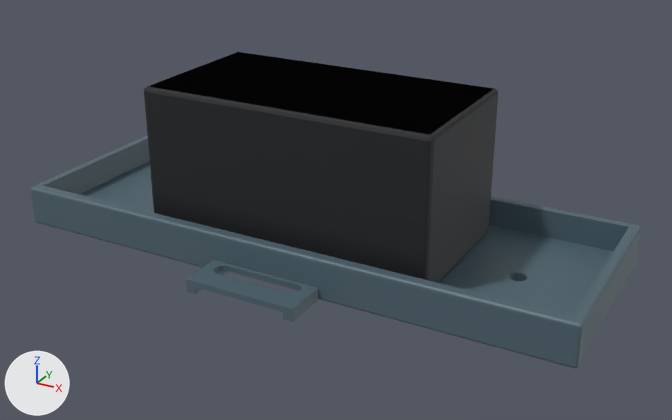
A saved change to the glTF model apps/web/public/models/mk2/battery_small.glb.
One viewpoint serves both versions: a 50 mm camera at (0.824, -1.439, 1.106) aimed at (0.041, -0.015, 0.394). Every picture has the same lights, and +X, +Y and +Z are marked at lower left. The picture after the commit comes second. Where no turn or scale is listed for an object, it has been applied to the vertices.

Names of what the first picture shows: 'mesh_rubber_and_chip_3', 'print_battery_tray'.
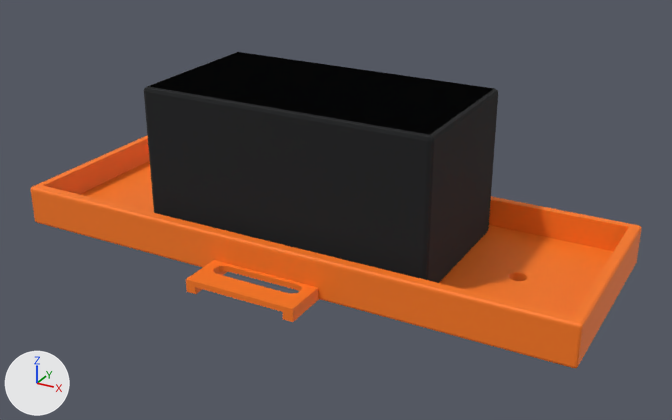
Changed parts and their boxes [x1, y1, x2, y2] in the pictures (672 x 420 px):
'mesh_rubber_and_chip_3', surface changed
    both: [144, 85, 498, 283]
'print_battery_tray', recoloured, surface changed (dark blue to orange)
    both: [31, 135, 641, 368]

Patch to the scene script:
```diff
--- a/apps/web/public/models/mk2/battery_small.glb.py
+++ b/apps/web/public/models/mk2/battery_small.glb.py
@@ mat_rubber_and_chip @@
 mat_rubber_and_chip.base_color = (0.012, 0.014, 0.017)  # black #1d1f23
-mat_rubber_and_chip.roughness = 0.6
+mat_rubber_and_chip.roughness = 0.94
@@ mat_petg @@
 mat_petg = principled_material('petg')
-mat_petg.base_color = (0.08, 0.13, 0.16)  # dark blue #50656f
+mat_petg.base_color = (1.0, 0.195, 0.0103)  # orange #ff7a1a
+mat_petg.roughness = 0.65
```
